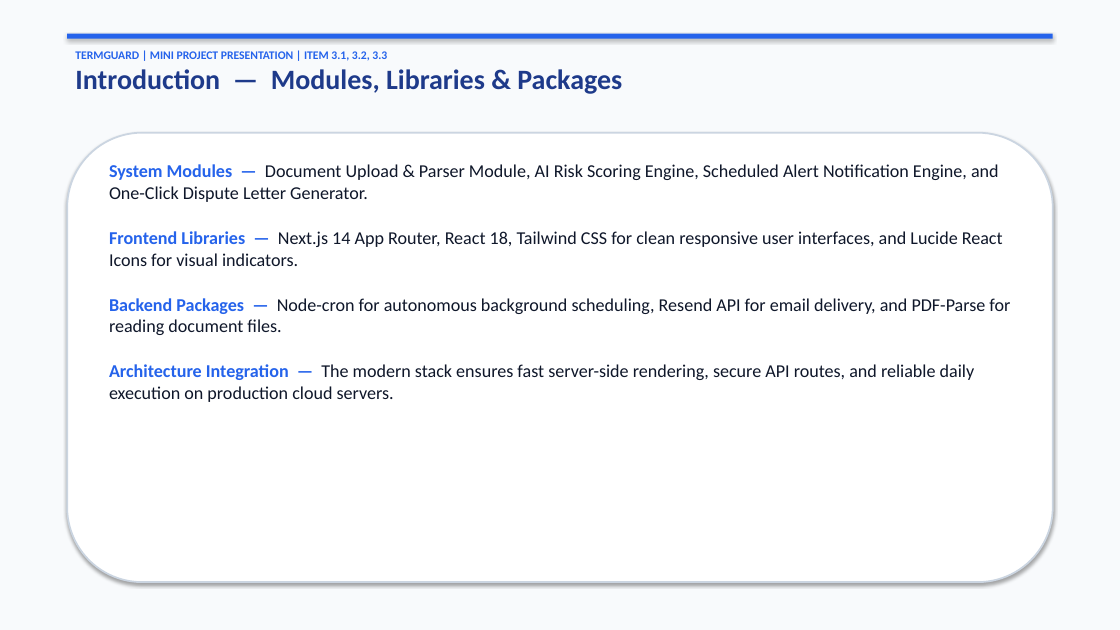
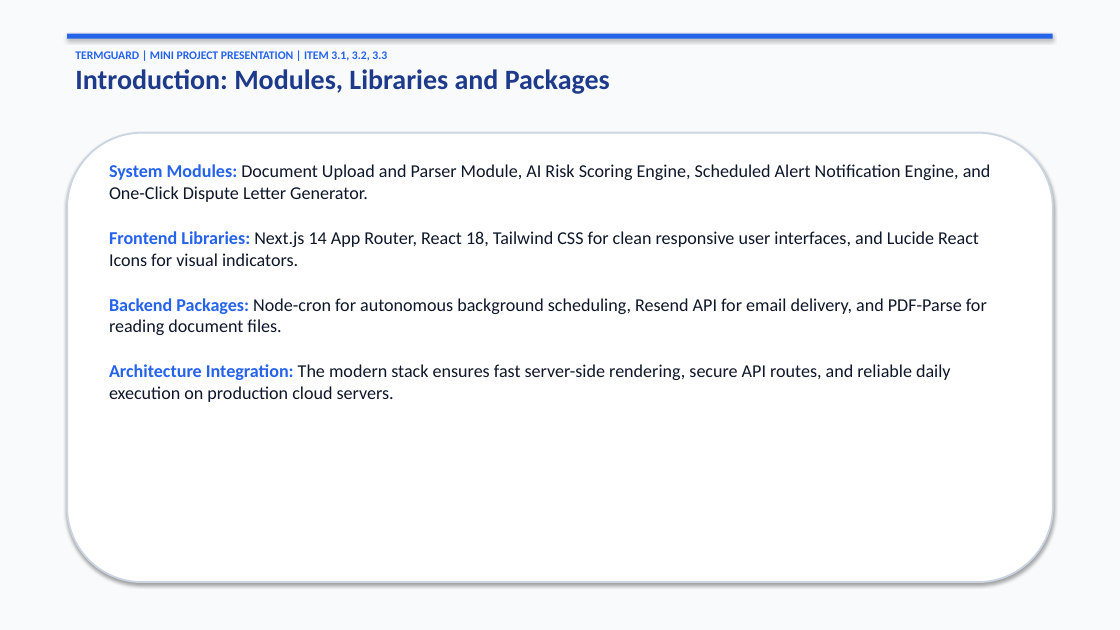
Before and after one commit to laxmiharshithrebally-a11y/TermGuard, a slide deck: slide 4 of TermGuard_Mini_Project_Presentation.pptx. Drawn at 1120x630 pixels with LibreOffice and Linux fonts; fonts in the diff are those of the drawing. Boxes give left, top, right and bottom in pixels: in the first picture for what was removed or moved away, otherwise in the second. Text is boxed around its words. In the diff, an @@ line names an element or a change of style, - is before the commit and + after.

```diff
--- a/TermGuard_Mini_Project_Presentation.pptx
+++ b/TermGuard_Mini_Project_Presentation.pptx
@@ text at bbox=[75, 69, 610, 94]: text changed @@
-Introduction — Modules, Libraries & Packages
+Introduction: Modules, Libraries and Packages
@@ text at bbox=[109, 164, 991, 402]: text changed @@
-System Modules — Document Upload & Parser Module, AI Risk Scoring Engine, Scheduled Alert Notification Engine, and One-Click Dispute Letter Generator.
-Frontend Libraries — Next.js 14 App Router, React 18, Tailwind CSS for clean responsive user interfaces, and Lucide React Icons for visual indicators.
-Backend Packages — Node-cron for autonomous background scheduling, Resend API for email delivery, and PDF-Parse for reading document files.
-Architecture Integration — The modern stack ensures fast server-side rendering, secure API routes, and reliable daily execution on production cloud servers.
+System Modules: Document Upload and Parser Module, AI Risk Scoring Engine, Scheduled Alert Notification Engine, and One-Click Dispute Letter Generator.
+Frontend Libraries: Next.js 14 App Router, React 18, Tailwind CSS for clean responsive user interfaces, and Lucide React Icons for visual indicators.
+Backend Packages: Node-cron for autonomous background scheduling, Resend API for email delivery, and PDF-Parse for reading document files.
+Architecture Integration: The modern stack ensures fast server-side rendering, secure API routes, and reliable daily execution on production cloud servers.
```
Also in this commit, not shown: 13 other slides changed, 1 other file.
